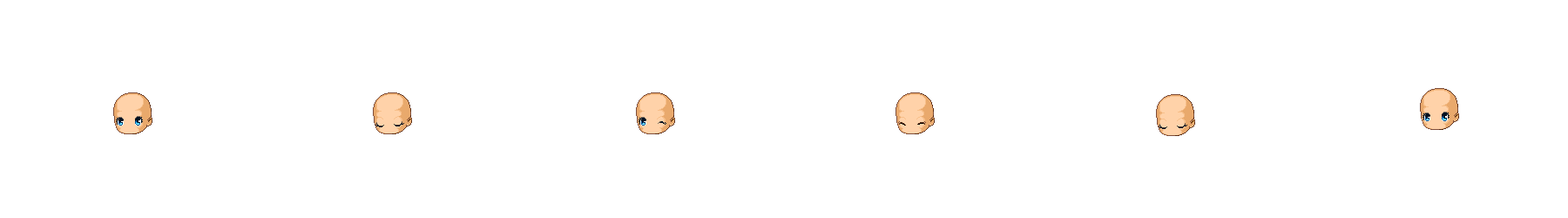
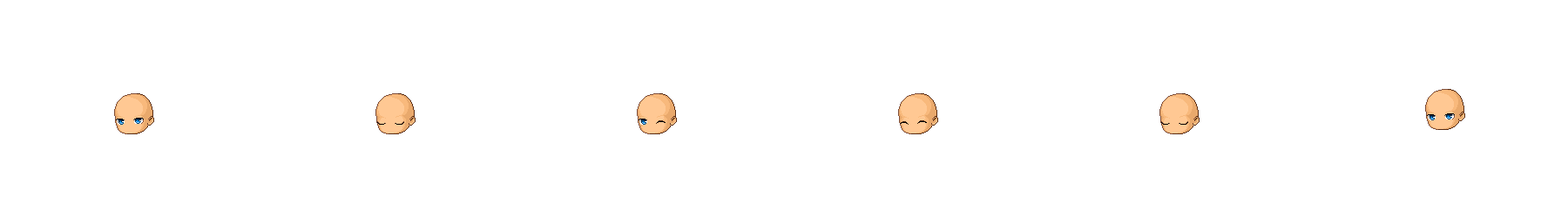
Two versions of the same layered image (1568×218). Layer-by-layer changes:
added layer "boy-eyes-0" above "boy-eyes-0-template" over bbox(114, 111, 1458, 130)
hid "eyes-example" over bbox(115, 111, 1450, 129)
hid "eyes-template" over bbox(113, 87, 1460, 136)
added layer "boy-eyes-template" over bbox(114, 88, 1466, 135)
